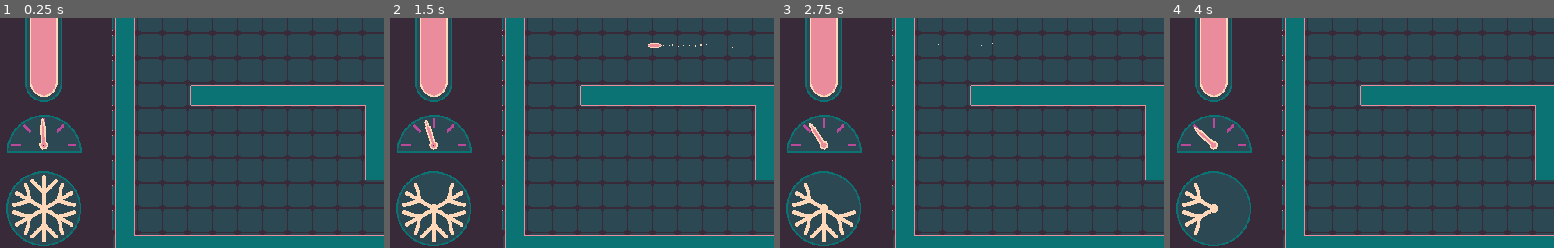
Above: before the commit, frames 1-4 (left to right).
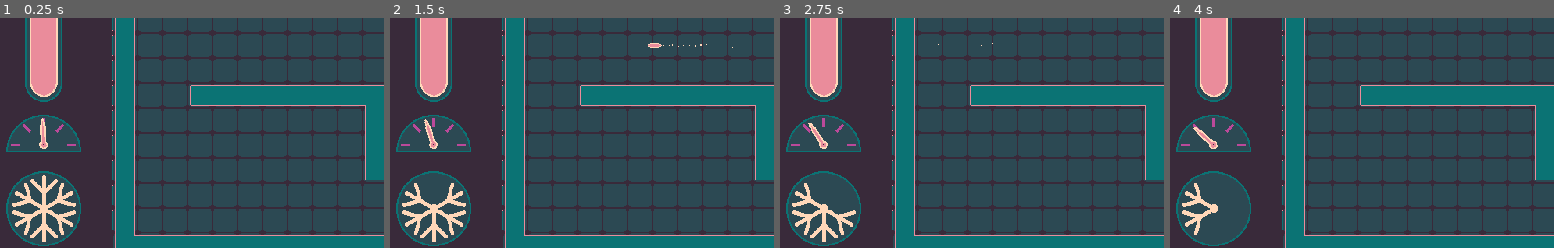
Above: after the commit, the same moments.

Repository: marc-jones/gdl-summer-jam-2021
Game: Godot game, scene res://nodes/PlayState.tscn
Same seed, same stepped clock (60 frames per second), same inputs: the game is played once before the commit and once after it.
Inputs (mouse positions are % of the whole screen's width and height, from its top left):
- Up to frame 1 (0.25 s): no input
- Up to frame 2 (1.5 s): tap Enter at 0.5 s; move the mouse to (72, 45) at 0.52 s; hold Right (ui_right) 0.53-1.28 s; tap Space at 1.25 s; move the mouse to (28, 55) at 1.27 s; hold Down (ui_down) from 1.28 s (still down)
- Up to frame 3 (2.75 s): move the mouse to (59, 28) at 2.02 s; release Down (ui_down) at 2.03 s; hold Right (ui_right) from 2.03 s (still down)
- Up to frame 4 (4 s): move the mouse to (44, 70) at 2.77 s; release Right (ui_right) at 2.78 s; hold Up (ui_up) 2.78-3.53 s; move the mouse to (80, 65) at 3.52 s; hold Left (ui_left) from 3.53 s (still down)
The pictures show only the part of the screen within x 0-50%, y 47-97%; the shares and areas given below are measured in that part.

The runs differ from the first frame. In frame 1, 0.2% of the frame differs, in the area x 1-22%, y 42-59%; in frame 2, 0.3%; in frame 3, 0.3%; in frame 4, 0.2%.

Commit message:
Added player death animation

Diff:
--- a/nodes/DeathParticles.tscn
+++ b/nodes/DeathParticles.tscn
@@ -11,7 +11,6 @@
 [node name="Particles2" type="Particles2D" parent="."]
 emitting = false
 amount = 64
-lifetime = 0.6
 one_shot = true
 explosiveness = 1.0
 process_material = ExtResource( 4 )
@@ -20,7 +19,6 @@
 [node name="Particles1" type="Particles2D" parent="."]
 emitting = false
 amount = 64
-lifetime = 0.6
 one_shot = true
 explosiveness = 1.0
 process_material = ExtResource( 4 )
--- a/nodes/FireRateIndicator.tscn
+++ b/nodes/FireRateIndicator.tscn
@@ -9,10 +9,9 @@
 
 [node name="Dial" type="Sprite" parent="."]
 texture = ExtResource( 1 )
-offset = Vector2( 0.5, 0.5 )
 
 [node name="Needle" type="Sprite" parent="."]
 position = Vector2( 0, 15 )
 rotation = 1.5708
 texture = ExtResource( 2 )
-offset = Vector2( 0, -14.5 )
+offset = Vector2( 0, -15 )
--- /dev/null
+++ b/nodes/PlayerDeathParticles.tscn
@@ -0,0 +1,32 @@
+[gd_scene load_steps=5 format=2]
+
+[ext_resource path="res://assets/sprites/tank/death_particle_01.png" type="Texture" id=1]
+[ext_resource path="res://assets/sprites/tank/death_particle_00.png" type="Texture" id=2]
+[ext_resource path="res://scripts/PlayerDeathParticles.gd" type="Script" id=3]
+[ext_resource path="res://nodes/PlayerDeathParticlesMaterial.tres" type="Material" id=4]
+
+[node name="PlayerDeathParticles" type="Node2D"]
+script = ExtResource( 3 )
+
+[node name="Particles2" type="Particles2D" parent="."]
+emitting = false
+amount = 64
+lifetime = 5.0
+one_shot = true
+explosiveness = 1.0
+process_material = ExtResource( 4 )
+texture = ExtResource( 1 )
+
+[node name="Particles1" type="Particles2D" parent="."]
+emitting = false
+amount = 64
+lifetime = 5.0
+one_shot = true
+explosiveness = 1.0
+process_material = ExtResource( 4 )
+texture = ExtResource( 2 )
+
+[node name="RemoveTimer" type="Timer" parent="."]
+wait_time = 5.0
+one_shot = true
+autostart = true
--- /dev/null
+++ b/nodes/PlayerDeathParticlesMaterial.tres
@@ -0,0 +1,28 @@
+[gd_resource type="ParticlesMaterial" load_steps=5 format=2]
+
+[sub_resource type="Curve" id=2]
+max_value = 100.0
+_data = [ Vector2( 0, 0 ), 0.0, 0.0, 0, 0, Vector2( 1, 100 ), 0.0, 0.0, 0, 0 ]
+
+[sub_resource type="CurveTexture" id=3]
+curve = SubResource( 2 )
+
+[sub_resource type="Curve" id=4]
+_data = [ Vector2( 0, 1 ), 0.0, 0.0, 0, 0, Vector2( 1, 0 ), 0.0, 0.0, 0, 0 ]
+
+[sub_resource type="CurveTexture" id=5]
+curve = SubResource( 4 )
+
+[resource]
+flag_disable_z = true
+direction = Vector3( 0, 0, 0 )
+spread = 180.0
+gravity = Vector3( 0, 0, 0 )
+initial_velocity = 60.0
+initial_velocity_random = 0.4
+orbit_velocity = 0.0
+orbit_velocity_random = 0.0
+damping_curve = SubResource( 3 )
+scale = 2.0
+scale_random = 1.0
+scale_curve = SubResource( 5 )
--- a/scripts/Enemy.gd
+++ b/scripts/Enemy.gd
@@ -15,18 +15,19 @@
 	nav = nav_ref
 
 func _physics_process(_delta):
-	var path = nav.get_simple_path(
-		nav.to_local(get_global_position()),
-		nav.to_local(player.get_global_position())
-	)
-	velocity = (nav.to_global(path[1]) - get_global_position()).normalized() * speed
-	velocity = move_and_slide(velocity)
-	for i in get_slide_count():
-		var collision = get_slide_collision(i)
-		if collision.collider.is_in_group("player"):
-			if not is_queued_for_deletion():
-				collision.collider.damage()
-				destroy()
+	if is_instance_valid(player) and not player.is_queued_for_deletion():
+		var path = nav.get_simple_path(
+			nav.to_local(get_global_position()),
+			nav.to_local(player.get_global_position())
+		)
+		velocity = (nav.to_global(path[1]) - get_global_position()).normalized() * speed
+		velocity = move_and_slide(velocity)
+		for i in get_slide_count():
+			var collision = get_slide_collision(i)
+			if collision.collider.is_in_group("player"):
+				if not is_queued_for_deletion():
+					collision.collider.damage()
+					destroy()
 
 func destroy():
 	if not is_queued_for_deletion():
--- a/scripts/PlayState.gd
+++ b/scripts/PlayState.gd
@@ -77,7 +77,8 @@
 
 func move_timer_callback():
 	$Indicator.set_active(false)
-	$Entities/Player.move_along_path($Indicator.get_current_path())
+	if $Entities.has_node("Player"):
+		$Entities/Player.move_along_path($Indicator.get_current_path())
 
 func _input(event):
 	if event.is_action_pressed("ui_up"):
@@ -89,7 +90,8 @@
 	elif event.is_action_pressed("ui_right"):
 		$Indicator.input(Vector2(1, 0))
 	if event is InputEventMouseMotion:
-		$Entities/Player.update_mouse_position(event.position)
+		if $Entities.has_node("Player"):
+			$Entities/Player.update_mouse_position(event.position)
 
 func _process(delta):
 	update_rates(delta)
@@ -109,7 +111,8 @@
 	)
 
 func projectile_timer_callback():
-	spawn_projectile()
+	if $Entities.has_node("Player"):
+		spawn_projectile()
 	$ProjectileTimer.set_wait_time(projectile_timer)
 	$ProjectileTimer.start()
 
@@ -128,14 +131,15 @@
 	$EnemyTimer.start()
 
 func enemy_timer_callback():
-	var enemy = packed_enemy.instance()
-	enemy.init($Entities/Player, $Navigation2D)
-	var enemy_position = $Entities/Player.get_position()
-	while (enemy_position.distance_to($Entities/Player.get_position()) <
-		player_dead_zone_radius):
-		enemy_position = Vector2(
-			rand_range(-$Grid.size.x/2, $Grid.size.x/2),
-			rand_range(-$Grid.size.y/2, $Grid.size.y/2)
-		)
-	enemy.set_position(enemy_position)
-	$Entities.add_child(enemy)
+	if $Entities.has_node("Player"):
+		var enemy = packed_enemy.instance()
+		enemy.init($Entities/Player, $Navigation2D)
+		var enemy_position = $Entities/Player.get_position()
+		while (enemy_position.distance_to($Entities/Player.get_position()) <
+			player_dead_zone_radius):
+			enemy_position = Vector2(
+				rand_range(-$Grid.size.x/2, $Grid.size.x/2),
+				rand_range(-$Grid.size.y/2, $Grid.size.y/2)
+			)
+		enemy.set_position(enemy_position)
+		$Entities.add_child(enemy)
--- a/scripts/Player.gd
+++ b/scripts/Player.gd
@@ -6,6 +6,7 @@
 var move_time = 0.4
 var rotation_speed = 1.2*PI
 var damage_amount = 0.1
+var packed_death_particles = preload("res://nodes/PlayerDeathParticles.tscn")
 
 var health = 1.0
 var grid
@@ -98,5 +99,14 @@
 	$Base/RightTrack.flip_v = false
 
 func damage():
+	emit_signal("damage", damage_amount)
 	health = clamp(health-damage_amount, 0.0, 1.0)
-	emit_signal("damage", damage_amount)
+	if health < 0.01:
+		destroy()
+
+func destroy():
+	if not is_queued_for_deletion():
+		var particles = packed_death_particles.instance()
+		particles.set_position(get_position())
+		get_parent().add_child(particles)
+		queue_free()
--- /dev/null
+++ b/scripts/PlayerDeathParticles.gd
@@ -0,0 +1,14 @@
+extends Node2D
+
+var lifetime = 5.0
+
+func _ready():
+	for node_name in ["Particles1", "Particles2"]:
+		setup_particles(node_name)
+	$RemoveTimer.wait_time = lifetime
+	var _discard = $RemoveTimer.connect("timeout", self, "queue_free")
+
+func setup_particles(node_name):
+	var node = get_node(node_name)
+	node.emitting = true
+	node.lifetime = lifetime
Binary file added: assets/sprites/tank/death_particle_00.png
Not shown, added: assets/sprites/tank/death_particle_00.png.import
Binary file added: assets/sprites/tank/death_particle_01.png
Not shown, added: assets/sprites/tank/death_particle_01.png.import
